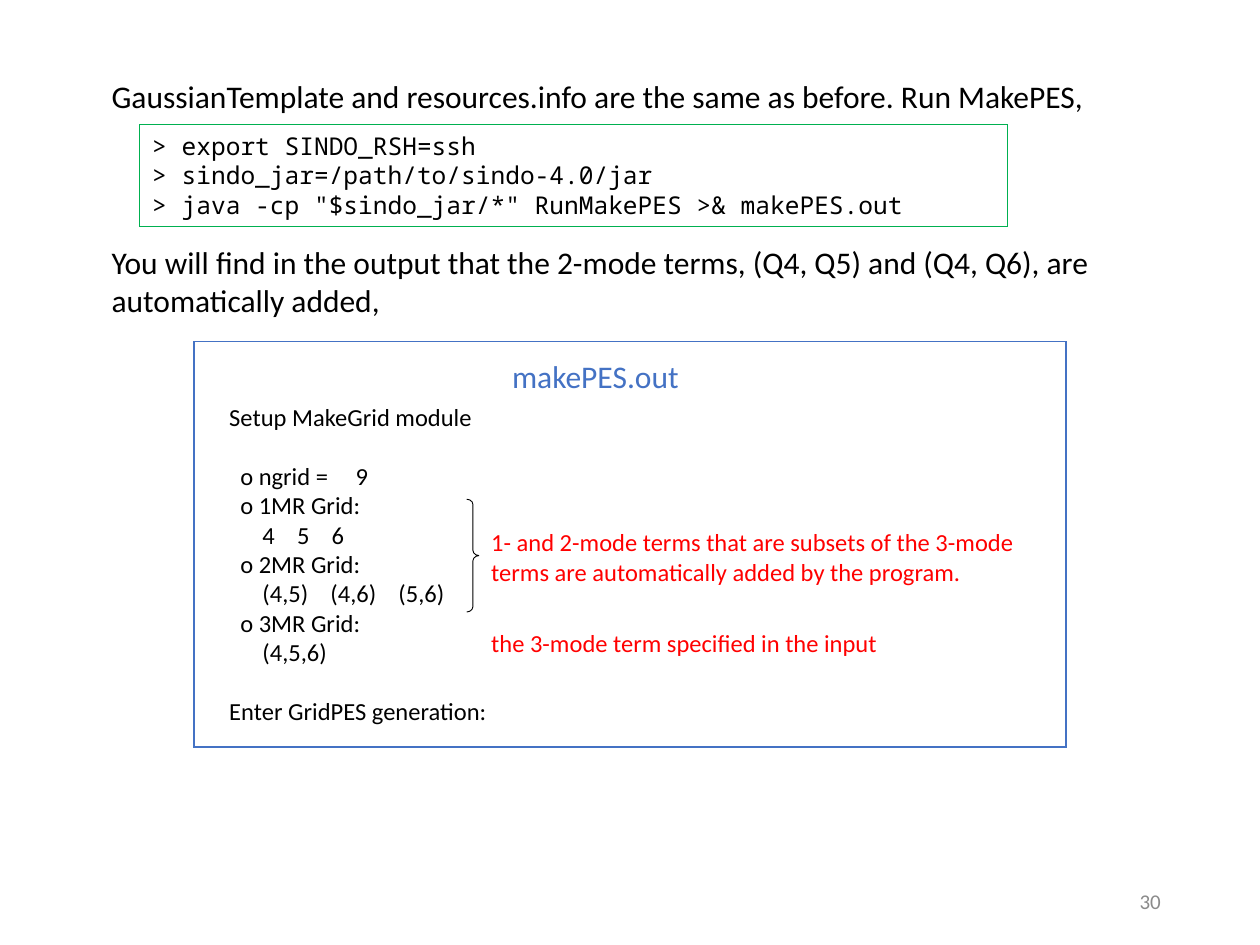
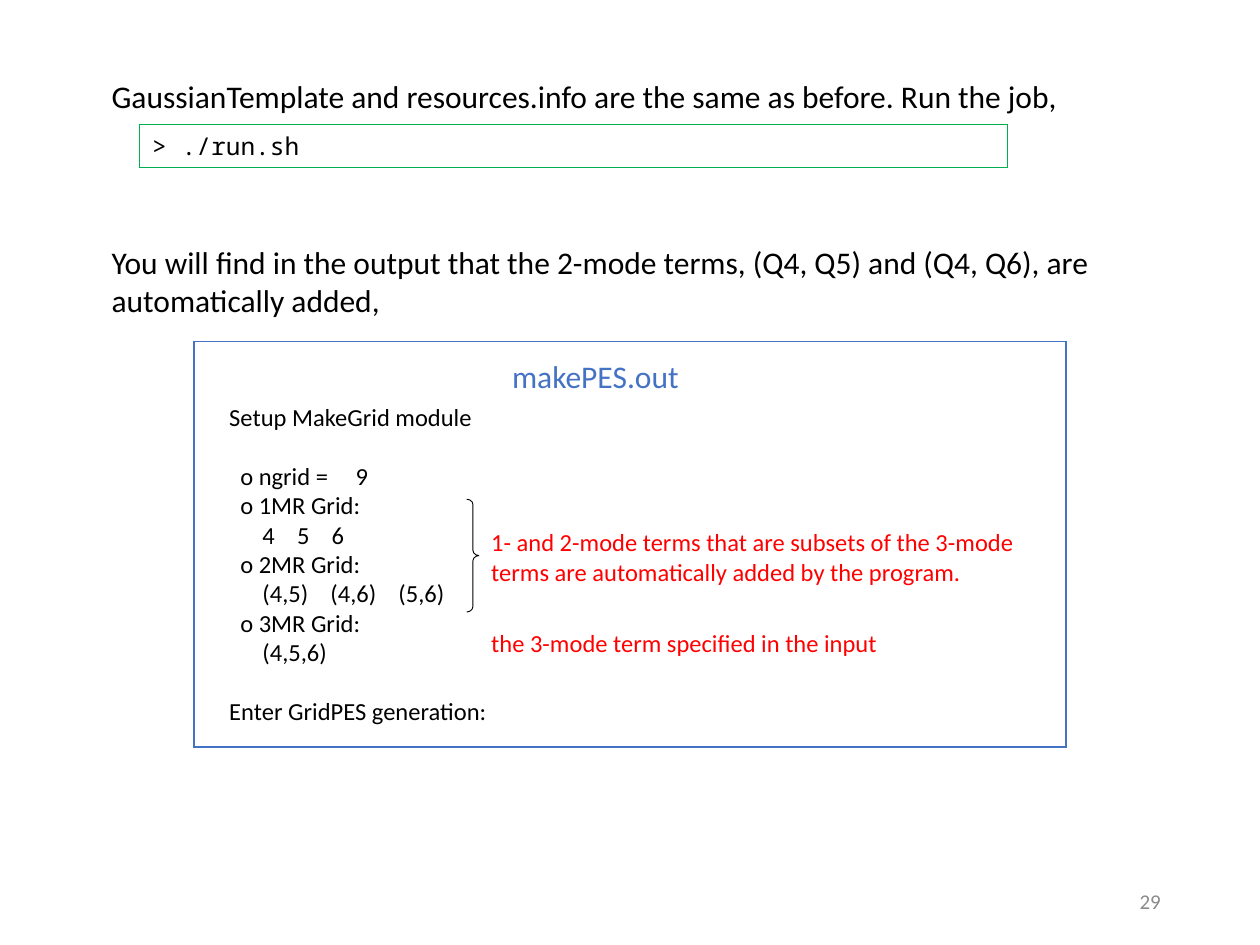
Before and after one commit to yagikiyoshi/sindo, a slide deck: slide 30 of doc/MakePES/usage_MakePES.pptx (slide 31 before the commit). Drawn at 1260x945 pixels with LibreOffice and Linux fonts; fonts in the diff are those of the drawing. Boxes give left, top, right and bottom in pixels: in the first picture for what was removed or moved away, otherwise in the second. Text is boxed around its words. In the diff, an @@ line names an element or a change of style, - is before the commit and + after.

```diff
--- a/doc/MakePES/usage_MakePES.pptx
+++ b/doc/MakePES/usage_MakePES.pptx
@@ text at (x1=112, y1=86, x2=1057, y2=114): text changed @@
-GaussianTemplate and resources.info are the same as before. Run MakePES,
+GaussianTemplate and resources.info are the same as before. Run the job,
@@ rectangle "> ./run.sh" resized from (x1=140, y1=125, x2=1008, y2=227) to (x1=140, y1=125, x2=1008, y2=168) @@
@@ text in rectangle at (x1=182, y1=136, x2=300, y2=156): text changed @@
-> export SINDO_RSH=ssh
-> sindo_jar=/path/to/sindo-4.0/jar
-> java -cp "$sindo_jar/*" RunMakePES >& makePES.out
+> ./run.sh
@@ page number at (x1=1140, y1=895, x2=1161, y2=909): text changed @@
-30
+29
```
Also in this commit, not shown: 22 other slides changed, 1 slide added, 2 slides removed, 23 other files.
